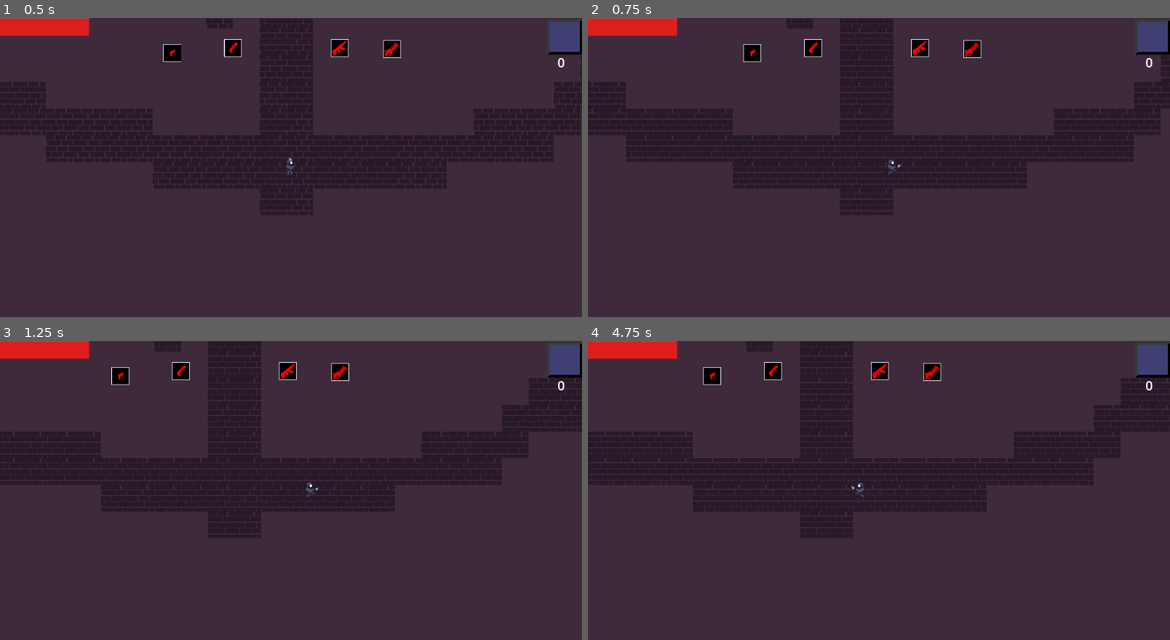
Above: before the commit, frames 1-4 (two rows, left to right).
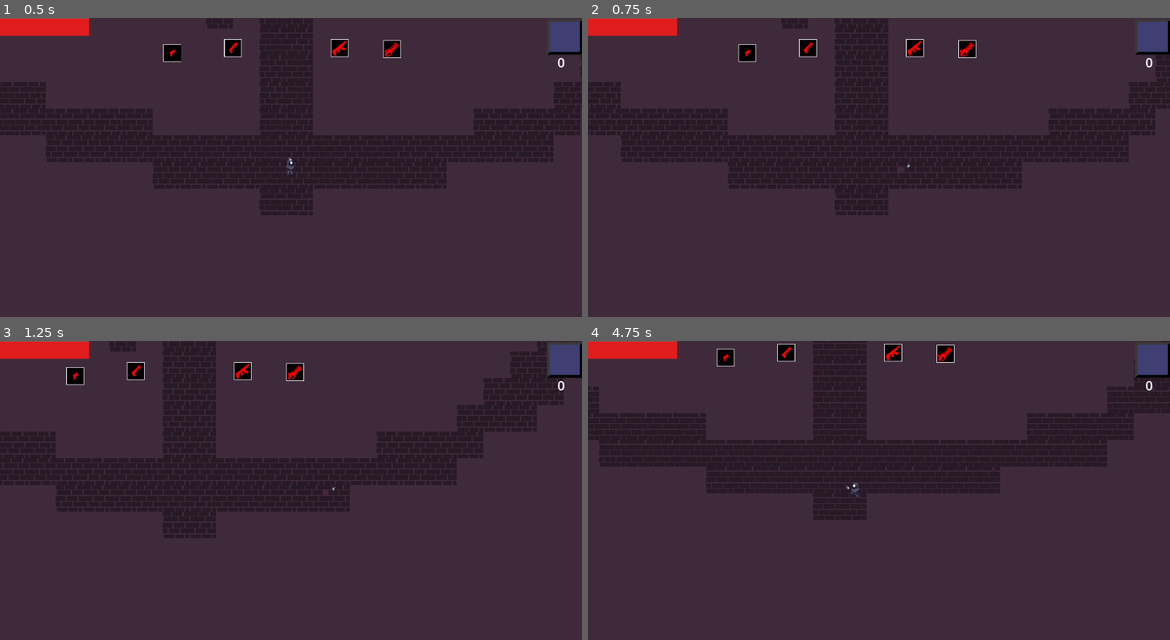
Above: after the commit, the same moments.

Repository: EthanPKittell/new-game-3-16-24
Game: Godot game, scene res://Scenes/World.tscn
Same seed, same stepped clock (60 frames per second), same inputs: the game is played once before the commit and once after it.
Inputs (mouse positions are in pixels of both pictures, inside the frame that each line leads up to):
- Up to frame 1 (0.5 s): no input
- Up to frame 2 (0.75 s): tap Enter (ui_accept) at 0.5 s; move the mouse to (1007, 152) at 0.52 s; hold D (MOVE_RIGHT) from 0.53 s (still down); tap Space (ROLL_BUTTON, bound only after the commit) at 0.6 s; click (1007, 152) at 0.67 s
- Up to frame 3 (1.25 s): keep holding D (MOVE_RIGHT); tap Enter (ui_accept) at 0.77 s
- Up to frame 4 (4.75 s): move the mouse to (762, 505) at 1.27 s; release D (MOVE_RIGHT) at 1.28 s; hold S (MOVE_DOWN) 1.28-2.03 s; click (762, 505) at 1.35 s; tap Enter (ui_accept) at 1.52, 3.02, 3.77, 4.52 s; tap Space (ROLL_BUTTON, bound only after the commit) at 1.55, 2.1, 2.85, 3.8, 4.35 s; move the mouse to (937, 424) at 2.02 s; hold D (MOVE_RIGHT) 2.03-2.78 s; move the mouse to (849, 550) at 2.77 s; hold W (MOVE_UP) 2.78-3.53 s; click (849, 550) at 2.92 s; move the mouse to (1053, 535) at 3.52 s; press the mouse at (1053, 535) at 3.53 s; hold A (MOVE_LEFT) from 3.53 s (still down); move the mouse to (704, 445) at 4.27 s; release the mouse at (704, 445) at 4.28 s

Frame 1 is identical in both runs. In frame 2, 0.7% of the frame differs, in the area x 25-68%, y 7-53%; in frame 3, 1.4%; in frame 4, 1.6%, in the area x 19-63%, y 0-53%.

Commit message:
Added rolling mechanic
Added player rolling mechanic and necessary vector math to make it work with collisions (should probably add comments for future modification)

Diff:
--- a/Scenes/Player.tscn
+++ b/Scenes/Player.tscn
@@ -32,5 +32,8 @@
 
 [node name="playerHands" parent="." instance=ExtResource("3_61yc3")]
 
+[node name="RollActive" type="Timer" parent="."]
+
 [connection signal="timeout" from="Timer" to="." method="_on_timer_timeout"]
 [connection signal="area_entered" from="Hurtbox" to="." method="_on_hurtbox_area_entered"]
+[connection signal="timeout" from="RollActive" to="." method="_on_roll_active_timeout"]
--- a/Scenes/World.tscn
+++ b/Scenes/World.tscn
@@ -10,7 +10,6 @@
 [ext_resource type="PackedScene" uid="uid://bsd8m8rlqypw4" path="res://Scenes/Shot_pickup.tscn" id="9_dngxm"]
 [ext_resource type="PackedScene" uid="uid://bsr4uhy58u3io" path="res://Scenes/Mini_pickup.tscn" id="10_ygna2"]
 [ext_resource type="PackedScene" uid="uid://e3uxkslaljhm" path="res://Scenes/room_change.tscn" id="11_r82w0"]
-[ext_resource type="PackedScene" uid="uid://cit58do7s84dv" path="res://Scenes/enemy_boxer.tscn" id="12_sk04a"]
 [ext_resource type="Script" path="res://Scripts/Globals.gd" id="12_xk54o"]
 
 [node name="World" type="Node2D"]
@@ -68,6 +67,3 @@
 
 [node name="Initializer" type="Node" parent="."]
 script = ExtResource("12_xk54o")
-
-[node name="Enemy_Boxer" parent="." instance=ExtResource("12_sk04a")]
-position = Vector2(1798, -276)
--- a/Scenes/enemy_boxer.tscn
+++ b/Scenes/enemy_boxer.tscn
@@ -219,9 +219,12 @@
 animation = &"boxer_idle"
 frame_progress = 0.258245
 
+[node name="ChaseTimer" type="Timer" parent="."]
+
 [connection signal="area_entered" from="Hurtbox" to="." method="_on_hurtbox_area_entered"]
 [connection signal="timeout" from="Timer" to="." method="_on_timer_timeout"]
 [connection signal="timeout" from="ShotTimer" to="." method="_on_shot_timer_timeout"]
 [connection signal="body_entered" from="AttackRange" to="." method="_on_attack_range_body_entered"]
 [connection signal="body_exited" from="AttackRange" to="." method="_on_attack_range_body_exited"]
 [connection signal="body_entered" from="DetectionArea" to="." method="_on_detection_area_body_entered"]
+[connection signal="timeout" from="ChaseTimer" to="." method="_on_chase_timer_timeout"]
--- a/Scenes/player_animation.tres
+++ b/Scenes/player_animation.tres
@@ -1,10 +1,15 @@
-[gd_resource type="SpriteFrames" load_steps=9 format=3 uid="uid://b3ptis5ga616i"]
+[gd_resource type="SpriteFrames" load_steps=11 format=3 uid="uid://b3ptis5ga616i"]
 
 [ext_resource type="Texture2D" uid="uid://toer8ga83yfy" path="res://Game assets for demo/player_idle.png" id="1_81hlx"]
 [ext_resource type="Texture2D" uid="uid://bv1m1jx35kngb" path="res://Game assets for demo/player_run.png" id="2_8mt20"]
+[ext_resource type="Texture2D" uid="uid://ddsbt5aah6kci" path="res://Game assets for demo/PlayerRollingTEMP.png" id="2_huk0t"]
 
 [sub_resource type="AtlasTexture" id="AtlasTexture_4k666"]
 atlas = ExtResource("1_81hlx")
+region = Rect2(0, 0, 32, 32)
+
+[sub_resource type="AtlasTexture" id="AtlasTexture_4yga4"]
+atlas = ExtResource("2_huk0t")
 region = Rect2(0, 0, 32, 32)
 
 [sub_resource type="AtlasTexture" id="AtlasTexture_gn2xp"]
@@ -39,6 +44,14 @@
 }, {
 "frames": [{
 "duration": 1.0,
+"texture": SubResource("AtlasTexture_4yga4")
+}],
+"loop": true,
+"name": &"player_roll",
+"speed": 5.0
+}, {
+"frames": [{
+"duration": 1.0,
 "texture": SubResource("AtlasTexture_gn2xp")
 }, {
 "duration": 1.0,
--- a/Scripts/Player.gd
+++ b/Scripts/Player.gd
@@ -8,8 +8,10 @@
 var fireRate = 0.2
 var isShotgun = false
 var stats = PlayerStats
+var rollingVector = Vector2.ZERO
 
 @onready var shotTimer = $Timer
+@onready var rollTimer = $RollActive
 @onready var playerSprite = $AnimatedSprite2D
 @onready var playerHandsWeapon = $playerHands/AnimatedSprite2D
 @onready var AR_pickup = get_node_or_null("/root/World/AR_pickup")
@@ -18,6 +20,14 @@
 @onready var Mini_pickup = get_node_or_null("/root/World/Mini_pickup")
 
 signal ammo_changed(value)
+
+enum {
+	MOVING,
+	ROLLING,
+
+}
+
+var state = MOVING
 
 func _ready():
 	stats.no_health.connect(death)
@@ -34,20 +44,45 @@
 
 
 func _physics_process(delta):
-	if Input.is_action_pressed(("MOVE_RIGHT")):
-		position.x += speed
-		playerSprite.play("player_run")
-	if Input.is_action_pressed(("MOVE_LEFT")):
-		position.x -= speed
-		playerSprite.play("player_run")
-	if Input.is_action_pressed(("MOVE_UP")):
-		position.y -= speed
-		playerSprite.play("player_run")
-	if Input.is_action_pressed(("MOVE_DOWN")):
-		position.y += speed
-		playerSprite.play("player_run")
-	if !Input.is_action_pressed(("MOVE_RIGHT")) && !Input.is_action_pressed(("MOVE_LEFT")) && !Input.is_action_pressed(("MOVE_UP")) && !Input.is_action_pressed(("MOVE_DOWN")):
-		playerSprite.play("player_idle")
+	if state == MOVING:
+		if Input.is_action_pressed(("MOVE_RIGHT")): #Change logic for rolling movement later
+			position.x += speed
+			rollingVector.x = 1
+			if !(Input.is_action_pressed("MOVE_UP") || Input.is_action_pressed("MOVE_DOWN")):
+				rollingVector.y = 0
+			playerSprite.play("player_run")
+		if Input.is_action_pressed(("MOVE_LEFT")):
+			position.x -= speed
+			rollingVector.x = -1
+			if !(Input.is_action_pressed("MOVE_UP") || Input.is_action_pressed("MOVE_DOWN")):
+				rollingVector.y = 0
+			playerSprite.play("player_run")
+		if Input.is_action_pressed(("MOVE_UP")):
+			position.y -= speed
+			rollingVector.y = -1
+			if !(Input.is_action_pressed("MOVE_LEFT") || Input.is_action_pressed("MOVE_RIGHT")):
+				rollingVector.x = 0
+			playerSprite.play("player_run")
+		if Input.is_action_pressed(("MOVE_DOWN")):
+			position.y += speed
+			rollingVector.y = 1
+			if !(Input.is_action_pressed("MOVE_LEFT") || Input.is_action_pressed("MOVE_RIGHT")):
+				rollingVector.x = 0
+			playerSprite.play("player_run")
+		if !Input.is_action_pressed(("MOVE_RIGHT")) && !Input.is_action_pressed(("MOVE_LEFT")) && !Input.is_action_pressed(("MOVE_UP")) && !Input.is_action_pressed(("MOVE_DOWN")):
+			playerSprite.play("player_idle")
+		if Input.is_action_just_pressed("ROLL_BUTTON"): #this is going to be an implementation of a roll (need to figure out vectoring and roll ability)
+			state = ROLLING
+			playerSprite.play("player_roll")
+			rollTimer.wait_time = 0.7
+			rollTimer.start()
+
+
+	if state == ROLLING:
+		position = position.move_toward(global_position + (rollingVector * 12), delta * 350)
+
+
+
 
 	move_and_slide()
 
@@ -159,3 +194,7 @@
 
 func death():
 	queue_free()
+
+
+func _on_roll_active_timeout() -> void:
+	state = MOVING
--- a/Scripts/enemy_boxer.gd
+++ b/Scripts/enemy_boxer.gd
@@ -20,6 +20,7 @@
 @onready var softCollision = $SoftCollision
 @onready var playerSight = $RayCast2D
 @onready var boxerSprite = $AnimatedSprite2D
+@onready var chaseTimer = $ChaseTimer
 
 
 enum {
@@ -109,7 +110,8 @@
 
 func _on_attack_range_body_exited(body):
 	if body.is_in_group("Player"):
-		state = CHASE
+		chaseTimer.wait_time = 0.5
+		chaseTimer.start()
 		attackAble = false
 
 func shoot():
@@ -128,3 +130,8 @@
 func _on_shot_timer_timeout():
 	canFire = true
 	$ShotTimer.stop()
+
+
+func _on_chase_timer_timeout():
+	state = CHASE
+	$ChaseTimer.stop()
--- a/project.godot
+++ b/project.godot
@@ -53,6 +53,11 @@
 "events": [Object(InputEventKey,"resource_local_to_scene":false,"resource_name":"","device":-1,"window_id":0,"alt_press …(192 unchanged characters)…
 ]
 }
+ROLL_BUTTON={
+"deadzone": 0.5,
+"events": [Object(InputEventKey,"resource_local_to_scene":false,"resource_name":"","device":0,"window_id":0,"alt_pressed":false,"shift_pressed":false,"ctrl_pressed":false,"meta_pressed":false,"pressed":false,"keycode":0,"physical_keycode":32,"key_label":0,"unicode":0,"location":0,"echo":false,"script":null)
+]
+}
 
 [navigation]
 
Binary file added: Game assets for demo/PlayerRollingTEMP.png
Not shown, added: Game assets for demo/PlayerRollingTEMP.png.import
Not shown: 1 places in Scenes/World.tscn that only renumber resources
